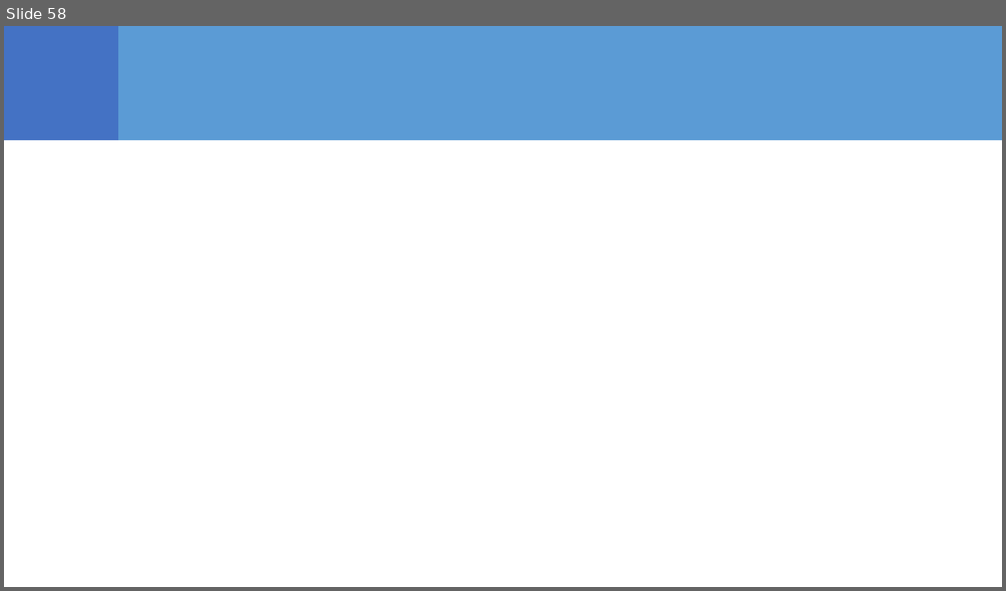
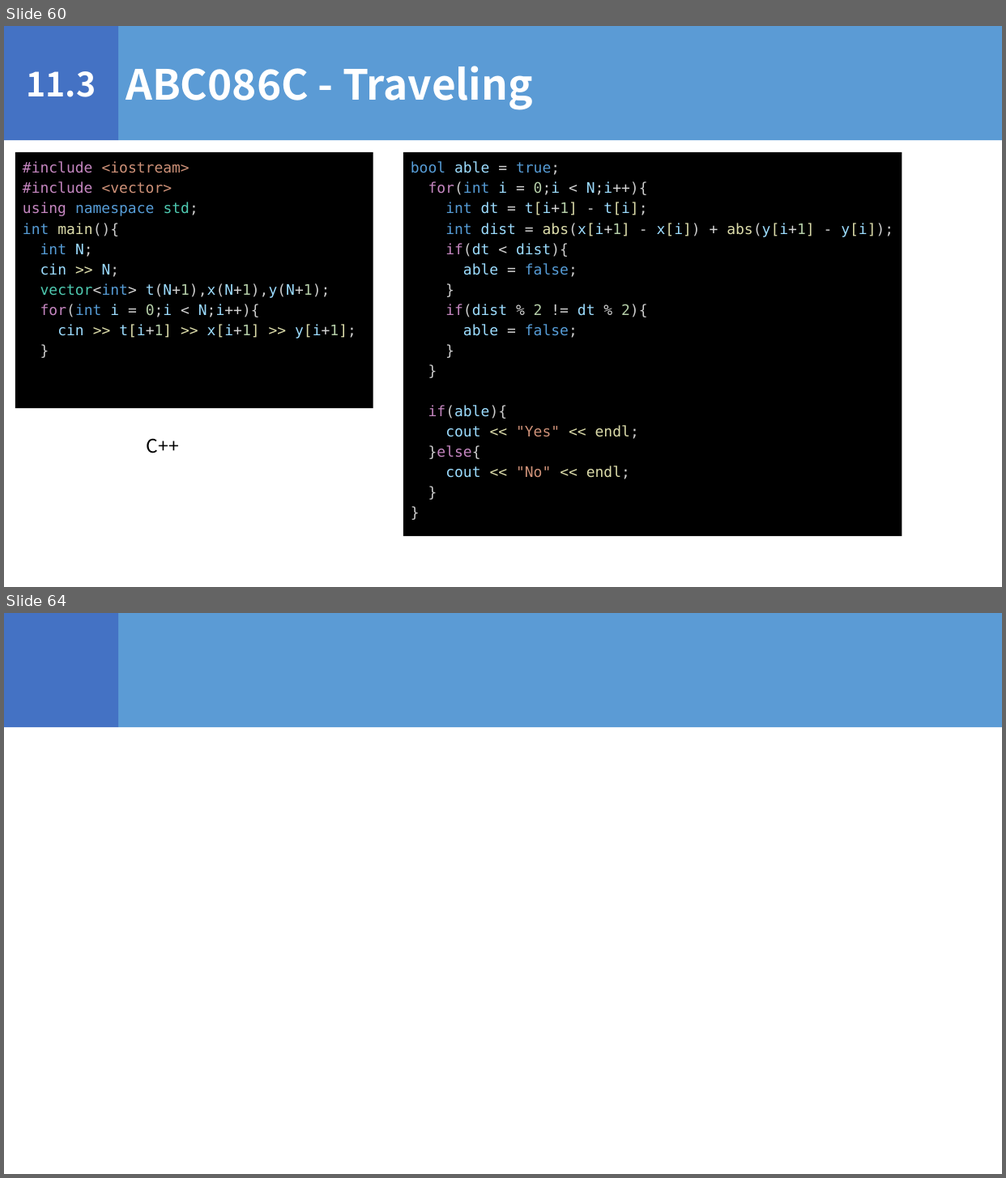
Before and after one commit to igeeeeee/triC_AtCoder_Beginners_Selection, a slide deck: ABS_勉強会.pptx. Shown one above the other, each under a label of ours: slide 58 before the commit, slides 60 and 64 after it; the slides between them are not shown. The pictures are 1006x591 and 1006x1178 pixels, drawn with LibreOffice and Linux fonts; fonts in the diff are those of the drawing. Boxes give left, top, right and bottom in pixels: in the first picture for what was removed or moved away, otherwise in the second. Text is boxed around its words. In the diff, an @@ line names an element or a change of style, - is before the commit and + after.

```diff
--- a/ABS_勉強会.pptx
+++ b/ABS_勉強会.pptx
@@ slide 60 added at box(4, 26, 1002, 587), background #FFFFFF @@
@@ rectangle added at box(4, 26, 118, 140), fill #4472C4, 32 pt, text #FFFFFF, bold @@
+11.3
@@ rectangle added at box(118, 26, 1002, 140), fill #5B9BD5, 40 pt, text #FFFFFF, bold @@
+ABC086C - Traveling
@@ rectangle added at box(15, 152, 373, 408), fill #000000, 14 pt, text #C586C0 @@
+#include <iostream>
+#include <vector>
+using namespace std;
+int main(){
+int N;
+cin >> N;
+vector<int> t(N+1),x(N+1),y(N+1);
+for(int i = 0;i < N;i++){
+cin >> t[i+1] >> x[i+1] >> y[i+1];
+}
@@ rectangle added at box(403, 152, 901, 536), fill #000000, 14 pt, text #9CDCFE @@
+bool able = true;
+for(int i = 0;i < N;i++){
+int dt = t[i+1] - t[i];
+int dist = abs(x[i+1] - x[i]) + abs(y[i+1] - y[i]);
+if(dt < dist){
+able = false;
+}
+if(dist % 2 != dt % 2){
+able = false;
+}
+}
+if(able){
+cout << "Yes" << endl;
+}else{
+cout << "No" << endl;
+}
+}
@@ text added at box(147, 438, 179, 454), 18 pt, text #000000 @@
+C++
@@ what was slide 58 is now slide 64 @@
```
Also in this commit, not shown: 1 slide changed, 5 other slides added, 3 slides removed, 3 other files.
